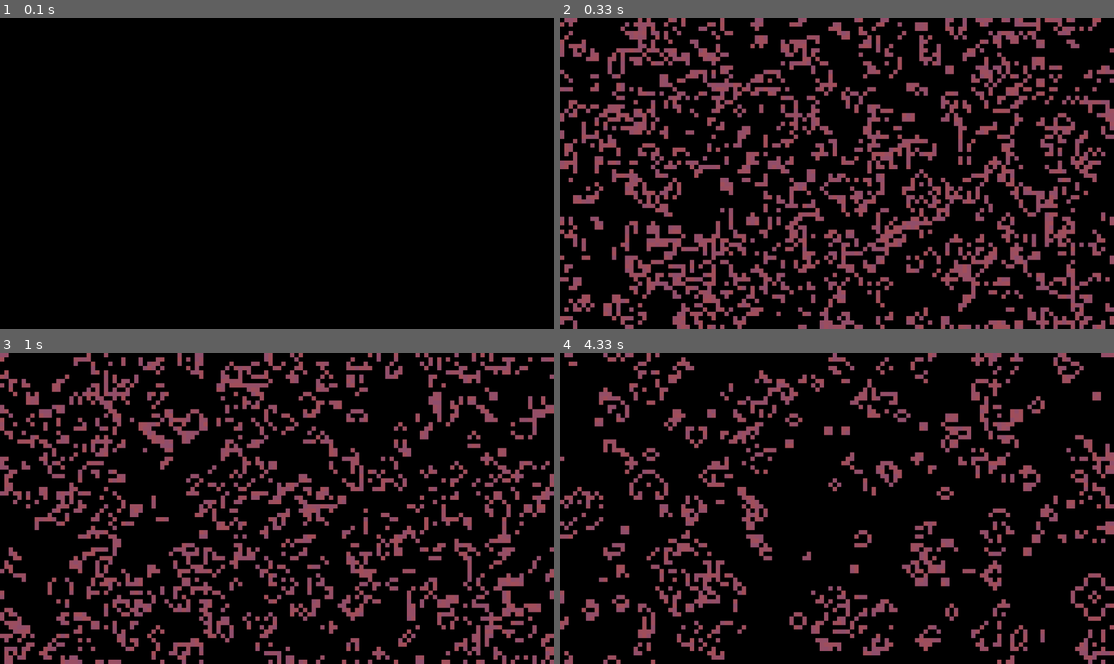
Above: before the commit, frames 1-4 (two rows, left to right).
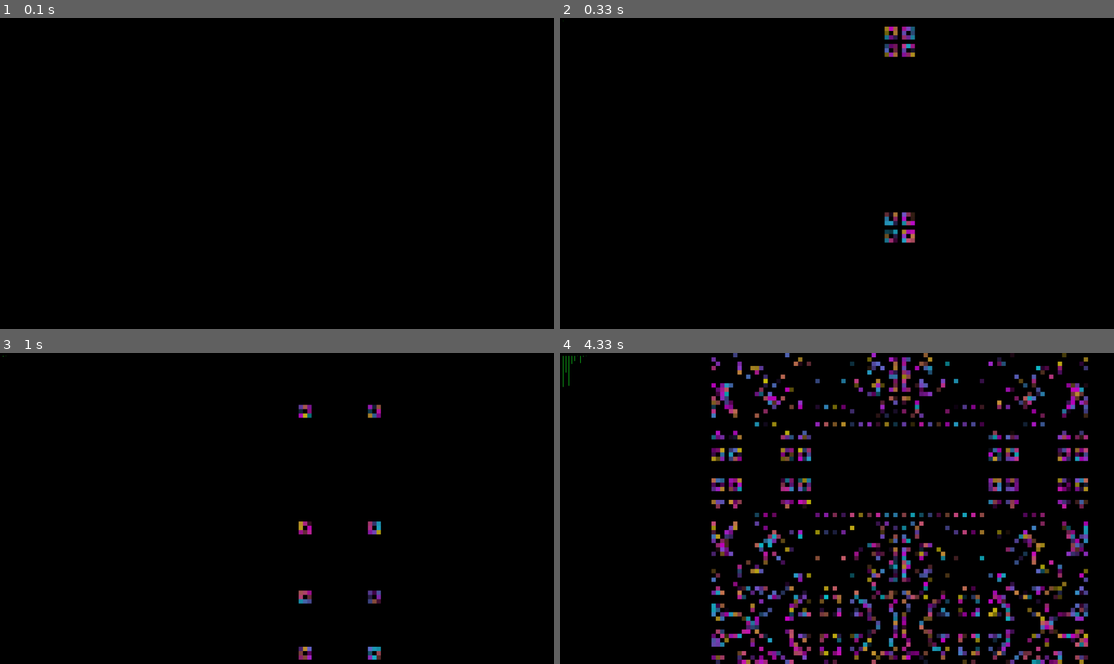
Above: after the commit, the same moments.

Repository: grant-king/pygame
Game: pygame game, started from simulations/conway_life/ca_1.py
The game is run twice, just before and just after one commit, with the same random seed, the same clock (stepped at 60 frames per second) and the same inputs.
Inputs:
- Up to frame 1 (0.1 s): no input
- Up to frame 2 (0.33 s): no input
- Up to frame 3 (1 s): no input
- Up to frame 4 (4.33 s): no input

Frame 1 is identical in both runs. In frame 2, 30% of the frame differs, in the area x 0-100%, y 0-100%; in frame 3, 25%; in frame 4, 27%.

Commit message:
Update simulation files
Add Graph class and functionality to keep track of and visualize living population.

Add Ruleset class and functionality for cycling through diffferent sets of survival and birth rules.

Diff:
--- a/simulations/conway_life/ca_1.py
+++ b/simulations/conway_life/ca_1.py
@@ -13,25 +13,66 @@
 SCREEN_SIZE = [1920, 1080]
 CELL_SIZE = 15
 BACKGROUND_COLOR = [0, 3, 1]
+CHANGE_INTERVAL = 300
 
 pygame.init()
 main_window = pygame.display.set_mode(SCREEN_SIZE)
 main_window.fill(BACKGROUND_COLOR)
 
-grid = Grid(CELL_SIZE)
+graph = Graph()
 
 running = True
+static = False
+rulesets = [
+    'conway', 'amoeba', '2x2', '34life', 'assimilation', 'coagulations', 'coral',
+    'daynight', 'diamoeba', 'flakes', 'gnarl', 'highlife', 'inverselife', 'longlife',
+    'maze', 'mazectric', 'move', 'pseudolife', 'replicator', 'seeds', 'serviettes',
+    'stains', 'walledcities'
+    ]
+rule_tracker = random.randint(0, len(rulesets))
 clock = pygame.time.Clock()
-draw_cell = 0
+new_mark = 0
 
+grid = Grid(CELL_SIZE, 'gnarl')
 while running:
-    events = pygame.event.get()
-    clock.tick(10)
-    running = listen_quit(events)
+    change_counter = 0
+    if rule_tracker >= len(rulesets):
+        rule_tracker = 0
 
-    #update and draw
+    #set a couple random cells each time
+    for cell_row in random.choices(grid.cells, k=1):
+        for cell in random.choices(cell_row, k=2):
+            cell.alive = True
 
-    grid.update()
-    pygame.display.flip()
+    while not static:
+        events = pygame.event.get()
+        clock.tick(10)
+        running = listen_quit(events)
+
+        #update and draw
+        grid.update()
+        graph.update()
+
+        pygame.display.flip()
+
+        #add new mark to graph every so often
+        if new_mark > 4:
+            new_mark = 0
+            living = sum(grid.living_cells())
+            graph.add_mark(living/10)
+        new_mark += 1
+
+        #check static status
+        static = grid.static
+        change_counter += 1
+        if change_counter > CHANGE_INTERVAL:
+            static = True
+
+    grid.set_rules(rulesets[rule_tracker])
+    print(rulesets[rule_tracker])
+
+    rule_tracker += 1
+    static = False
+
 
 pygame.quit()
--- a/simulations/conway_life/ca_models.py
+++ b/simulations/conway_life/ca_models.py
@@ -2,6 +2,43 @@
 from pygame.locals import *
 import random
 
+class Mark(pygame.sprite.Sprite):
+    def __init__(self, height, start_x):
+        super(Mark, self).__init__()
+
+        self.color = [20, 200, 30]
+        self.size = [2, height]
+        self.surface = pygame.Surface(self.size)
+        self.surface.fill(self.color)
+
+        self.rect = self.surface.get_rect()
+        self.rect.move_ip(start_x, 10)
+
+    def draw(self):
+        main_window = pygame.display.get_surface()
+        main_window.blit(self.surface, self.rect)
+
+    def update(self):
+        self.draw()
+
+
+class Graph:
+    def __init__(self):
+        self.MAX_X = pygame.display.get_surface().get_size()[0]
+        self.marks = [Mark(1, 10)]
+
+    def update(self):
+        for mark in self.marks:
+            mark.update()
+            if mark.rect.x > self.MAX_X:
+                self.marks.remove(mark)
+
+    def add_mark(self, new_mark_size):
+        for mark in self.marks:
+            mark.rect.move_ip(10, 0)
+        self.marks.append(Mark(new_mark_size, 10))
+
+
 class Cell(pygame.sprite.Sprite):
     def __init__(self, square_size, column_idx, row_idx, living=False):
         super(Cell, self).__init__()
@@ -14,8 +51,9 @@
         self.column_idx = column_idx
         self.row_idx = row_idx
 
-        blue = random.randint(90, 110)
-        self.color = [255-blue, 80, blue]
+        red = random.randint(10, 200)
+        blue = random.randint(10, 200)
+        self.color = [red, abs(red-blue), blue]
         self.size = [square_size, square_size]
         self.surface = pygame.Surface(self.size)
         self.surface.fill(self.color)
@@ -24,6 +62,7 @@
         self.rect.move_ip(self.START_LOC)
 
         self.alive = living
+        self.neighborhood = 0
 
     def update(self):
         self.update_states()
@@ -41,26 +80,43 @@
 
 
 class Grid:
-    def __init__(self, cell_size):
+    def __init__(self, cell_size, rule_name):
         self.SCREEN_SIZE = pygame.display.get_surface().get_size()
         self.CELL_SIZE = cell_size
 
         self.cells = []
+        self.cells_history = [] #list of sum of bools state history
         self.num_columns = self.SCREEN_SIZE[0] // self.CELL_SIZE
         self.num_rows = self.SCREEN_SIZE[1] // self.CELL_SIZE
-        self.current_states = []
+        self.current_states = [[]]
+        self.rule_set = Ruleset(rule_name)
         self.build_cells()
+
+    @property
+    def static(self):
+        if len(self.cells_history) > 24:
+            first = self.cells_history[-24]
+            same = 0
+            for item in self.cells_history[-23:]:
+                if item == first:
+                    same += 1
+            if same > 8:
+                return True
+        return False
+
+    def living_cells(self):
+        live_cells = []
+        for cell_row in self.cells:
+            for cell in cell_row:
+                live_cells.append(cell.alive)
+        return live_cells
 
     def build_cells(self):
         self.cells = [[0 for row in range(self.num_rows)] for column in range(self.num_columns)]
         for col_idx in range(self.num_columns):
             for row_idx in range(self.num_rows):
-                self.cells[col_idx][row_idx] = Cell(self.CELL_SIZE, col_idx, row_idx, random.choice([True, False]))
-
-    def get_cell(self, col_idx, row_idx):
-        for cell in self.cells:
-            if cell.column_idx == col_idx and cell.row_idx == row_idx:
-                    return cell
+
+                self.cells[col_idx][row_idx] = Cell(self.CELL_SIZE, col_idx, row_idx)
 
     def update(self):
         self.update_states()
@@ -78,43 +134,95 @@
             for row in range(self.num_rows):
                 self.current_states[column][row] = self.cells[column][row].alive
 
+        self.cells_history.append(self.sum_states())
+
         for cell_row in self.cells:
             for cell in cell_row:
-                cidx, ridx = cell.column_idx, cell.row_idx
-                #wrap screen
-                if ridx == self.num_rows - 1:
-                    rplus = 0
-                else:
-                    rplus = ridx + 1
-                if ridx == 0:
-                    rminus = self.num_rows - 1
-                else:
-                    rminus = ridx - 1
-                if cidx == self.num_columns - 1:
-                    cplus = 0
-                else:
-                    cplus = cidx + 1
-                if cidx == 0:
-                    cminus = self.num_columns - 1
-                else:
-                    cminus = cidx - 1
-
-                #north, ne, e, se, s, sw, w, nw
-                neighbors = [
-                    self.current_states[cidx][rminus],
-                    self.current_states[cplus][rminus],
-                    self.current_states[cplus][ridx],
-                    self.current_states[cplus][rplus],
-                    self.current_states[cidx][rplus],
-                    self.current_states[cminus][rplus],
-                    self.current_states[cminus][ridx],
-                    self.current_states[cminus][rminus],
-                    ]
-
-                neighborhood = sum(neighbors)
-                if cell.alive:
-                    if neighborhood < 2 or neighborhood > 3:
-                        cell.alive = False
-                else:
-                    if neighborhood == 3:
-                        cell.alive = True
+                neighbors = self.get_neighbors(cell)
+                cell.neighborhood = sum(neighbors)
+
+                #self.conway_rules(cell)
+                self.rule_set.apply_rules(cell)
+
+    def sum_states(self):
+        total = 0
+        for cell_row in self.current_states:
+            for cell in cell_row:
+                total += cell
+        return total
+
+    def set_rules(self, name):
+        self.rule_set = Ruleset(name)
+
+    def get_neighbors(self, cell):
+        cidx, ridx = cell.column_idx, cell.row_idx
+        #wrap screen
+        if ridx == self.num_rows - 1:
+            rplus = 0
+        else:
+            rplus = ridx + 1
+        if ridx == 0:
+            rminus = self.num_rows - 1
+        else:
+            rminus = ridx - 1
+        if cidx == self.num_columns - 1:
+            cplus = 0
+        else:
+            cplus = cidx + 1
+        if cidx == 0:
+            cminus = self.num_columns - 1
+        else:
+            cminus = cidx - 1
+
+        #north, ne, e, se, s, sw, w, nw
+        neighbors = [
+            self.current_states[cidx][rminus],
+            self.current_states[cplus][rminus],
+            self.current_states[cplus][ridx],
+            self.current_states[cplus][rplus],
+            self.current_states[cidx][rplus],
+            self.current_states[cminus][rplus],
+            self.current_states[cminus][ridx],
+            self.current_states[cminus][rminus],
+            ]
+
+        return neighbors
+
+
+class Ruleset:
+    def __init__(self, name):
+        RULE_SETS = {
+            'conway': {'survive': [2, 3], 'born': [3]},
+            'amoeba': {'survive': [1, 3, 5, 8], 'born': [3, 5, 7]},
+            '2x2': {'survive': [1, 2, 5], 'born': [3, 6]},
+            '34life': {'survive': [3, 4], 'born': [3, 4]},
+            'assimilation': {'survive': [4, 5, 6, 7], 'born': [3, 4, 5]},
+            'coagulations': {'survive': [2, 3, 5, 6, 7, 8], 'born': [3, 7, 8]},
+            'coral': {'survive': [4, 5, 6, 7, 8], 'born': [3]},
+            'daynight': {'survive': [3, 4, 6, 7, 8], 'born': [3, 6, 7, 8]},
+            'diamoeba': {'survive': [5, 6, 7, 8], 'born': [3, 5, 6, 7, 8]},
+            'flakes': {'survive': [0, 1, 2, 3, 4, 5, 6, 7, 8], 'born': [3]},
+            'gnarl': {'survive': [1], 'born': [1]},
+            'highlife': {'survive': [2, 3], 'born': [3, 6]},
+            'inverselife': {'survive': [3, 4, 6, 7, 8], 'born': [0, 1, 2, 3, 4, 7, 8]},
+            'longlife': {'survive': [5], 'born': [3, 4, 5]},
+            'maze': {'survive': [1, 2, 3, 4, 5], 'born': [3]},
+            'mazectric': {'survive': [1, 2, 3, 4], 'born': [3]},
+            'move': {'survive': [2, 4, 5], 'born': [3, 6, 8]},
+            'pseudolife': {'survive': [2, 3, 8], 'born': [3, 5, 7]},
+            'replicator': {'survive': [1, 3, 5, 7], 'born': [1, 3, 5, 7]},
+            'seeds': {'survive': [], 'born': [2]},
+            'serviettes': {'survive': [], 'born': [2, 3, 4]},
+            'stains': {'survive': [2, 3, 5, 6, 7, 8], 'born': [3, 6, 7, 8]},
+            'walledcities': {'survive': [2, 3, 4, 5], 'born': [4, 5, 6, 7, 8]}
+        }
+        self.name = name
+        self.rule_set = RULE_SETS[self.name]
+
+    def apply_rules(self, cell):
+        if cell.alive:
+            if cell.neighborhood not in self.rule_set['survive']:
+                cell.alive = False
+        else:
+            if cell.neighborhood in self.rule_set['born']:
+                cell.alive = True
